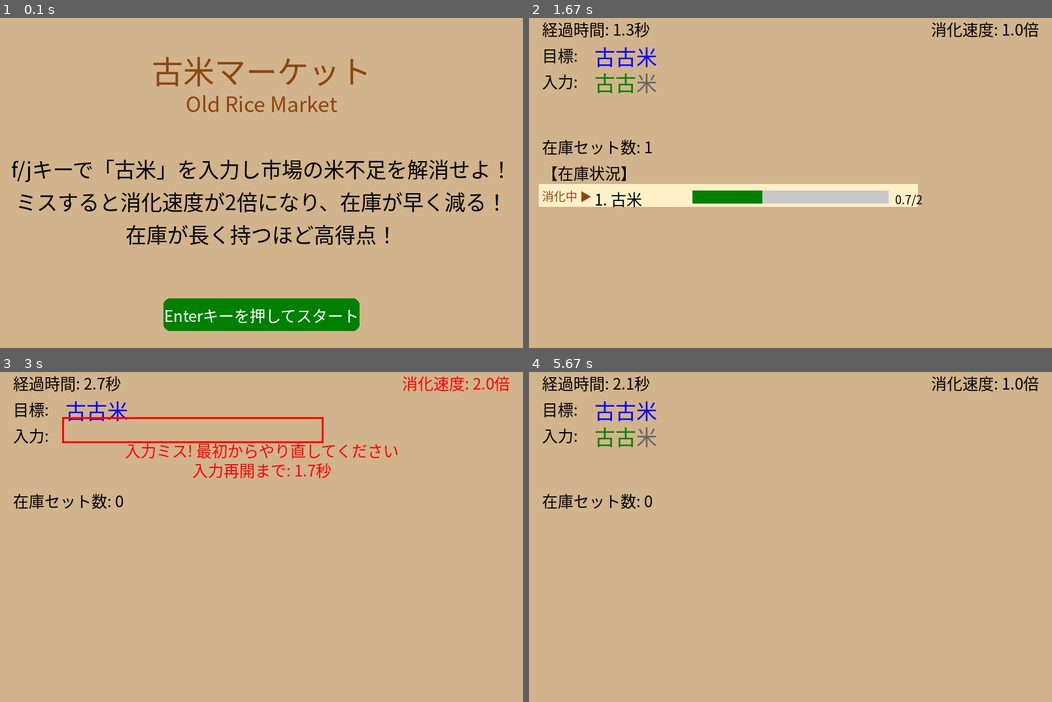
Above: before the commit, frames 1-4 (two rows, left to right).
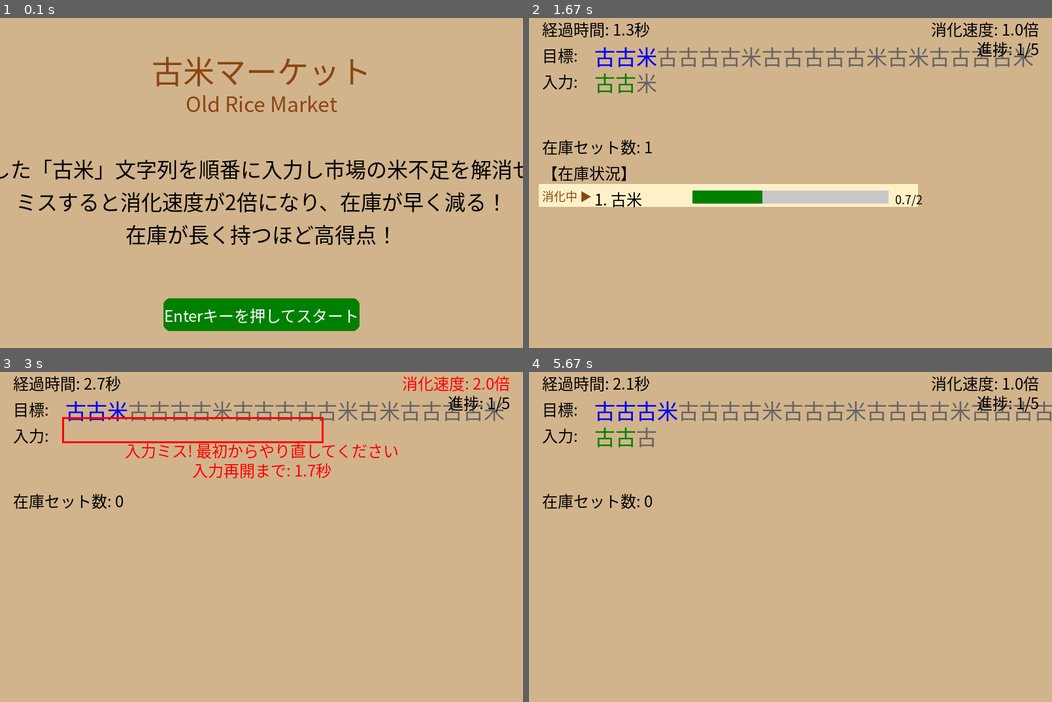
Above: after the commit, the same moments.

Repository: HAYASAKA-Ryosuke/old_rice_game_pygame_aws
Game: pygame game, started from old_rice_game_pygame.py
Two runs of this game, one before a commit and one after it. Both use one fixed random seed, a clock stepped at 60 frames per second and the inputs below.
Inputs:
- Up to frame 1 (0.1 s): no input
- Up to frame 2 (1.67 s): tap Enter at 0.33, 1 s; tap F at 0.67, 1.4 s
- Up to frame 3 (3 s): tap F at 1.7, 1.9, 2.23, 2.53 s
- Up to frame 4 (5.67 s): tap F at 3.3, 4.8, 5.1, 5.47 s; tap Enter at 3.57 s

The runs differ from the first frame. In frame 1, 2.5% of the frame differs, in the area x 0-100%, y 42-50%; in frame 2, 1.6%; in frame 3, 1.5%; in frame 4, 1.9%.

Commit message:
update game

Diff:
--- a/old_rice_game_pygame.py
+++ b/old_rice_game_pygame.py
@@ -28,6 +28,9 @@
         # Game state
         self.current_sequence = ""
         self.target_sequence = ""
+        self.target_sequences = []
+        self.current_target_index = 0
+        self.full_target_string = ""  # The full continuous string of all sequences
         self.inventory = deque()  # Store sets of rice
         self.game_running = False
         self.game_state = "intro"  # intro, playing, game_over
@@ -53,10 +56,31 @@
         self.generate_target_sequence()
 
     def generate_target_sequence(self):
-        """Generate a random target sequence"""
-        # Generate a sequence with 1-5 "古" followed by "米"
+        """Generate a continuous string of multiple sequences"""
+        # Generate sequences until we have at least 20 characters
+        self.target_sequences = []
+        self.full_target_string = ""
+
+        while len(self.full_target_string) < 20:
+            # Generate a sequence with 1-5 "古" followed by "米"
+            num_old = random.randint(1, 5)
+            sequence = "古" * num_old + "米"
+            self.target_sequences.append(sequence)
+            self.full_target_string += sequence
+
+        # Set the current target to the first sequence
+        self.current_target_index = 0
+        self.target_sequence = self.target_sequences[self.current_target_index]
+
+    def add_new_sequence(self):
+        """Add a new sequence to maintain at least 20 characters"""
+        # Generate a new sequence
         num_old = random.randint(1, 5)
-        self.target_sequence = "古" * num_old + "米"
+        sequence = "古" * num_old + "米"
+
+        # Add to our lists
+        self.target_sequences.append(sequence)
+        self.full_target_string += sequence
 
     def draw_text(self, text, font, color, x, y, align="left"):
         """Draw text on screen with alignment options"""
@@ -85,7 +109,7 @@
 
         # Simple instructions (3 lines)
         instructions = [
-            "f/jキーで「古米」を入力し市場の米不足を解消せよ！",
+            "連続した「古米」文字列を順番に入力し市場の米不足を解消せよ！",
             "ミスすると消化速度が2倍になり、在庫が早く減る！",
             "在庫が長く持つほど高得点！"
         ]
@@ -142,9 +166,16 @@
         # Display time
         self.draw_text(f"経過時間: {self.elapsed_time:.1f}秒", self.medium_font, BLACK, 20, 20)
 
-        # Display target sequence
+        # Display the full target string with the current sequence highlighted
         self.draw_text("目標:", self.medium_font, BLACK, 20, 60)
-        target_rect = self.draw_text(self.target_sequence, self.large_font, BLUE, 100, 55)
+
+        # Display the full target string
+        if self.full_target_string:
+            # Draw the full string in gray
+            self.draw_text(self.full_target_string, self.large_font, (100, 100, 100), 100, 55)
+
+            # Draw the current target in blue (overlay on top of the gray text)
+            self.draw_text(self.target_sequence, self.large_font, BLUE, 100, 55)
 
         # Display current sequence
         self.draw_text("入力:", self.medium_font, BLACK, 20, 100)
@@ -184,6 +215,10 @@
         boost_text = f"消化速度: {self.consumption_boost:.1f}倍"
         boost_color = RED if self.consumption_boost > 1.0 else BLACK
         self.draw_text(boost_text, self.medium_font, boost_color, SCREEN_WIDTH - 20, 20, "right")
+
+        # Display progress through sequences
+        progress_text = f"進捗: {self.current_target_index + 1}/{len(self.target_sequences)}"
+        self.draw_text(progress_text, self.medium_font, BLACK, SCREEN_WIDTH - 20, 50, "right")
 
         # Display inventory count
         self.draw_text(f"在庫セット数: {len(self.inventory)}", self.medium_font, BLACK, 20, 200)
@@ -291,9 +326,26 @@
                 # Add to inventory
                 self.inventory.append((self.current_sequence, len(self.current_sequence)))
 
-                # Reset current sequence and generate new target
+                # Remove the completed sequence from the full target string
+                self.full_target_string = self.full_target_string[len(self.target_sequence):]
+
+                # Move to next target sequence
+                self.current_target_index += 1
+
+                # Check if we need to add more sequences to maintain 20 characters
+                while len(self.full_target_string) < 20:
+                    self.add_new_sequence()
+
+                # Set the next target sequence
+                if self.current_target_index < len(self.target_sequences):
+                    self.target_sequence = self.target_sequences[self.current_target_index]
+                else:
+                    # This shouldn't happen with the while loop above, but just in case
+                    self.add_new_sequence()
+                    self.target_sequence = self.target_sequences[self.current_target_index]
+
+                # Reset current sequence
                 self.current_sequence = ""
-                self.generate_target_sequence()
 
             return True
 
@@ -366,6 +418,10 @@
                     self.game_running = False
                     self.score = self.elapsed_time
 
+                # Check if we need to generate new sequences
+                if not self.full_target_string and self.current_target_index >= len(self.target_sequences):
+                    self.generate_target_sequence()
+
                 # Update display
                 self.update_game_display()
 
